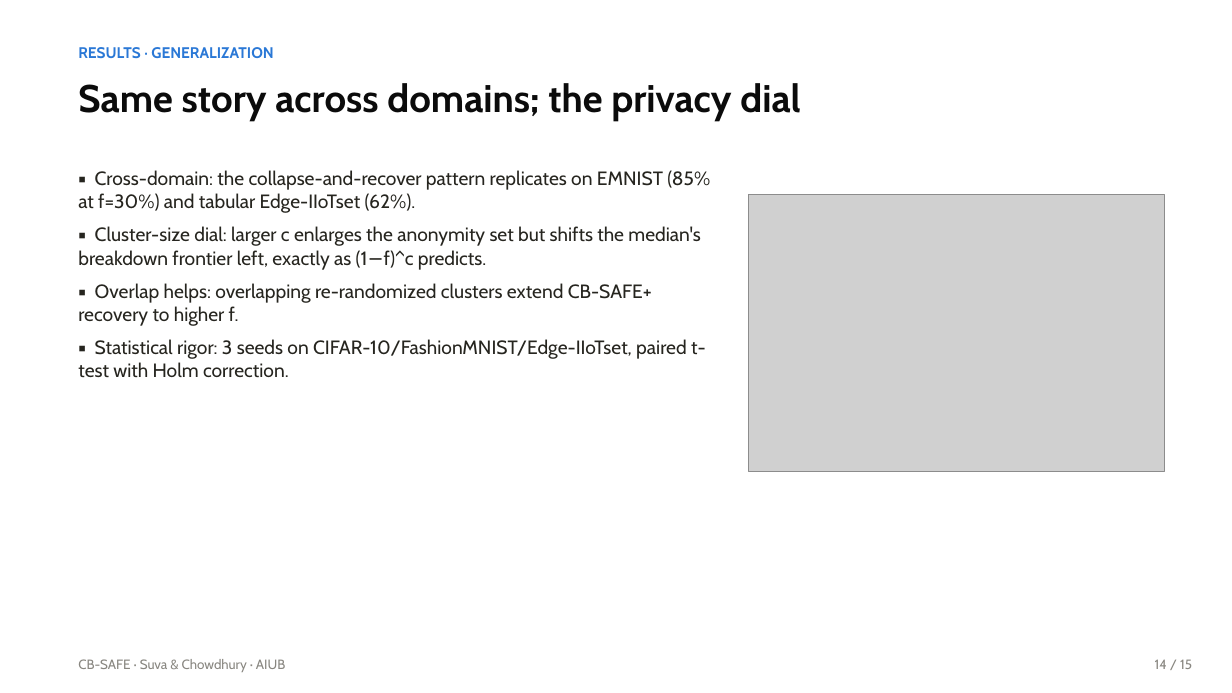
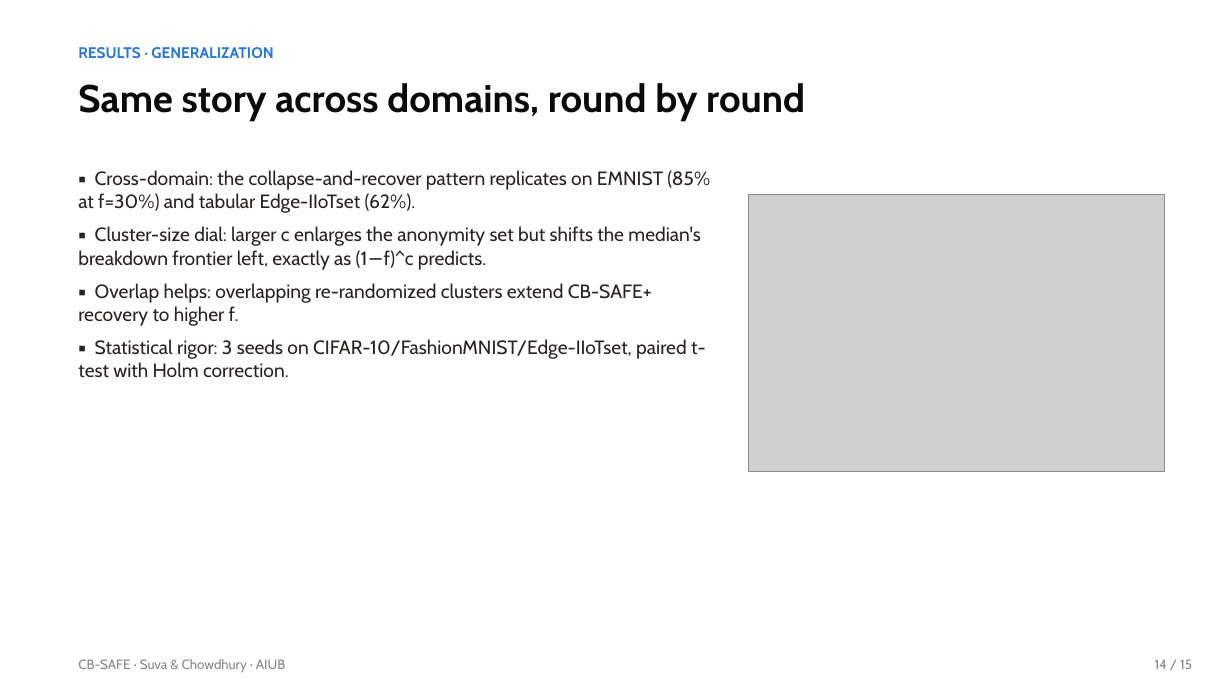
Before and after one commit to wshuv-o/cb-safe-draft, a slide deck: slide 15 of paper/cbsafe_slides.pptx. Drawn at 1232x693 pixels with LibreOffice and Linux fonts; fonts in the diff are those of the drawing; grey boxes stand for pictures. Boxes give left, top, right and bottom in pixels: in the first picture for what was removed or moved away, otherwise in the second. Text is boxed around its words. In the diff, an @@ line names an element or a change of style, - is before the commit and + after.

```diff
--- a/paper/cbsafe_slides.pptx
+++ b/paper/cbsafe_slides.pptx
@@ text at box(78, 83, 805, 121): text changed @@
-Same story across domains; the privacy dial
+Same story across domains, round by round
```
Also in this commit, not shown: 1 other slide changed, 4 other files.
